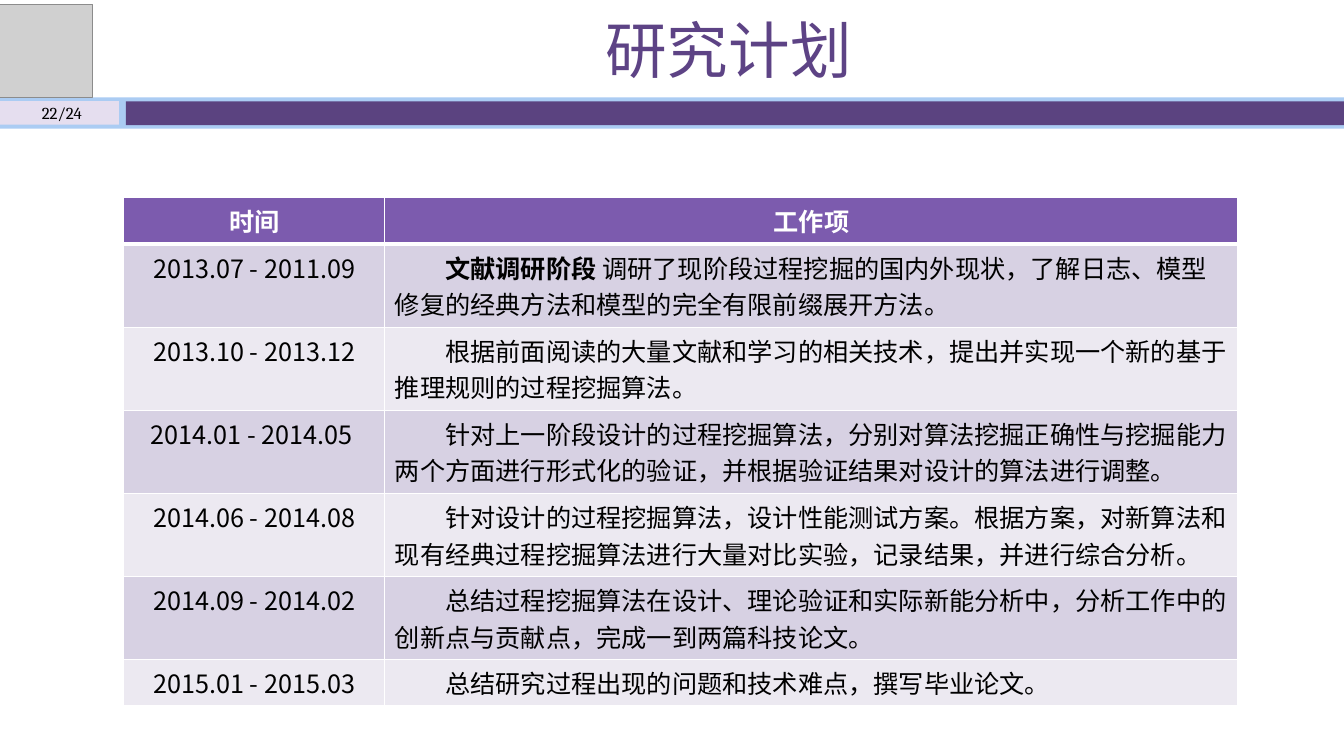
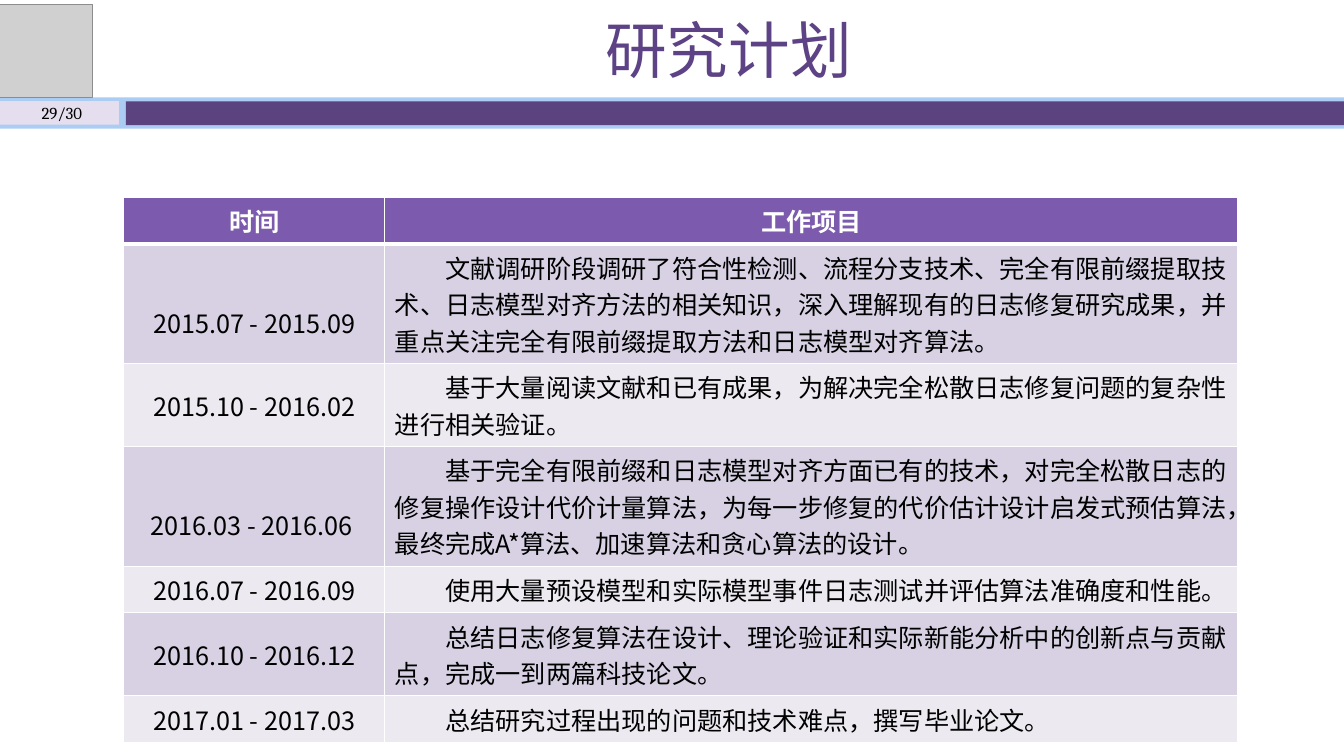
Before and after one commit to shawn47/0930, a slide deck: slide 29 of 开题答辩930.pptx (slide 33 before the commit). Drawn at 1344x756 pixels with LibreOffice and Linux fonts; fonts in the diff are those of the drawing; grey boxes stand for pictures. Boxes give left, top, right and bottom in pixels: in the first picture for what was removed or moved away, otherwise in the second. Text is boxed around its words. In the diff, an @@ line names an element or a change of style, - is before the commit and + after.

```diff
--- a/开题答辩930.pptx
+++ b/开题答辩930.pptx
@@ text at box(42, 107, 83, 121): text changed @@
-22/24
+29/30
@@ table at box(124, 198, 1238, 737) @@
-row 1, column 2: 工作项
+row 1, column 2: 工作项目
-row 2, column 1: 2013.07 - 2011.09
+row 2, column 1: 2015.07 - 2015.09
-row 2, column 2: 文献调研阶段 调研了现阶段过程挖掘的国内外现状，了解日志、模型修复的经典方法和模型的完全有限前缀展开方法。
+row 2, column 2: 文献调研阶段调研了符合性检测、流程分支技术、完全有限前缀提取技术、日志模型对齐方法的相关知识，深入理解现有的日志修复研究成果，并重点关注完全有限前缀提取方法和日志模型对齐算法。
-row 3, column 1: 2013.10 - 2013.12
+row 3, column 1: 2015.10 - 2016.02
-row 3, column 2: 根据前面阅读的大量文献和学习的相关技术，提出并实现一个新的基于推理规则的过程挖掘算法。
+row 3, column 2: 基于大量阅读文献和已有成果，为解决完全松散日志修复问题的复杂性进行相关验证。
-row 4, column 1: 2014.01 - 2014.05
+row 4, column 1: 2016.03 - 2016.06
-row 4, column 2: 针对上一阶段设计的过程挖掘算法，分别对算法挖掘正确性与挖掘能力两个方面进行形式化的验证，并根据验证结果对设计的算法进行调整。
+row 4, column 2: 基于完全有限前缀和日志模型对齐方面已有的技术，对完全松散日志的修复操作设计代价计量算法，为每一步修复的代价估计设计启发式预估算法，最终完成A*算法、加速算法和贪心算法的设计。
-row 5, column 1: 2014.06 - 2014.08
+row 5, column 1: 2016.07 - 2016.09
-row 5, column 2: 针对设计的过程挖掘算法，设计性能测试方案。根据方案，对新算法和现有经典过程挖掘算法进行大量对比实验，记录结果，并进行综合分析。
+row 5, column 2: 使用大量预设模型和实际模型事件日志测试并评估算法准确度和性能。
-row 6, column 1: 2014.09 - 2014.02
+row 6, column 1: 2016.10 - 2016.12
-row 6, column 2: 总结过程挖掘算法在设计、理论验证和实际新能分析中，分析工作中的创新点与贡献点，完成一到两篇科技论文。
+row 6, column 2: 总结日志修复算法在设计、理论验证和实际新能分析中的创新点与贡献点，完成一到两篇科技论文。
-row 7, column 1: 2015.01 - 2015.03
+row 7, column 1: 2017.01 - 2017.03
```
Also in this commit, not shown: 21 other slides changed, 8 slides added, 12 slides removed, 8 other files.
